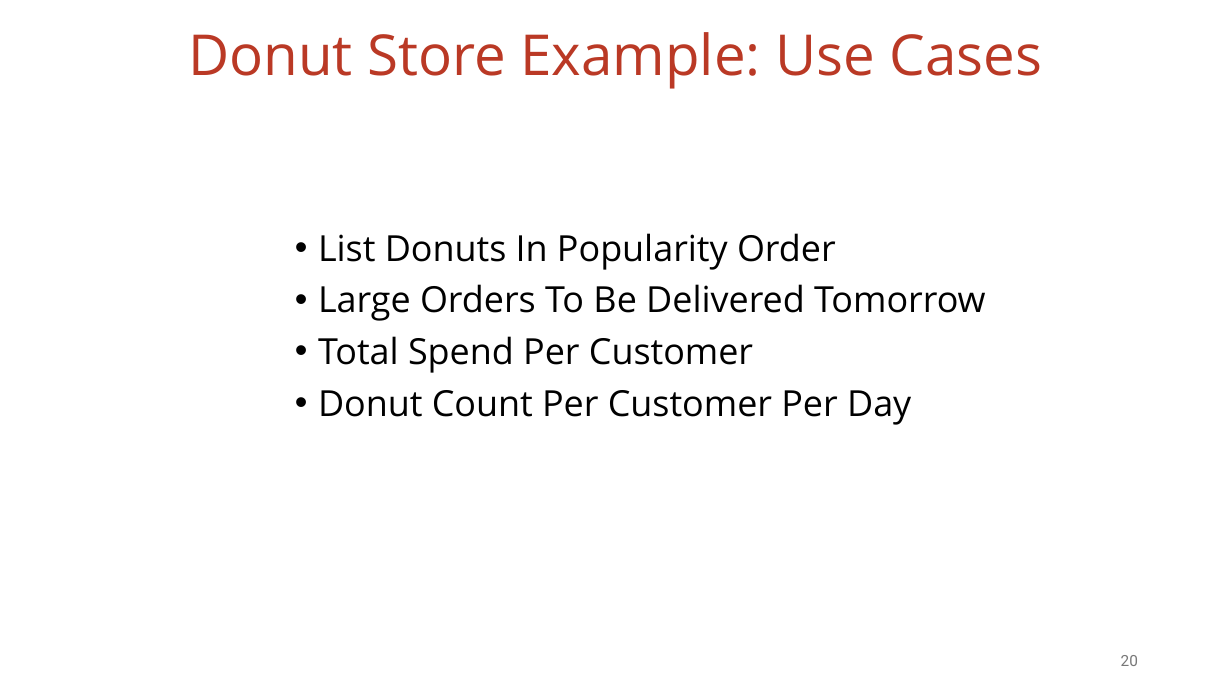
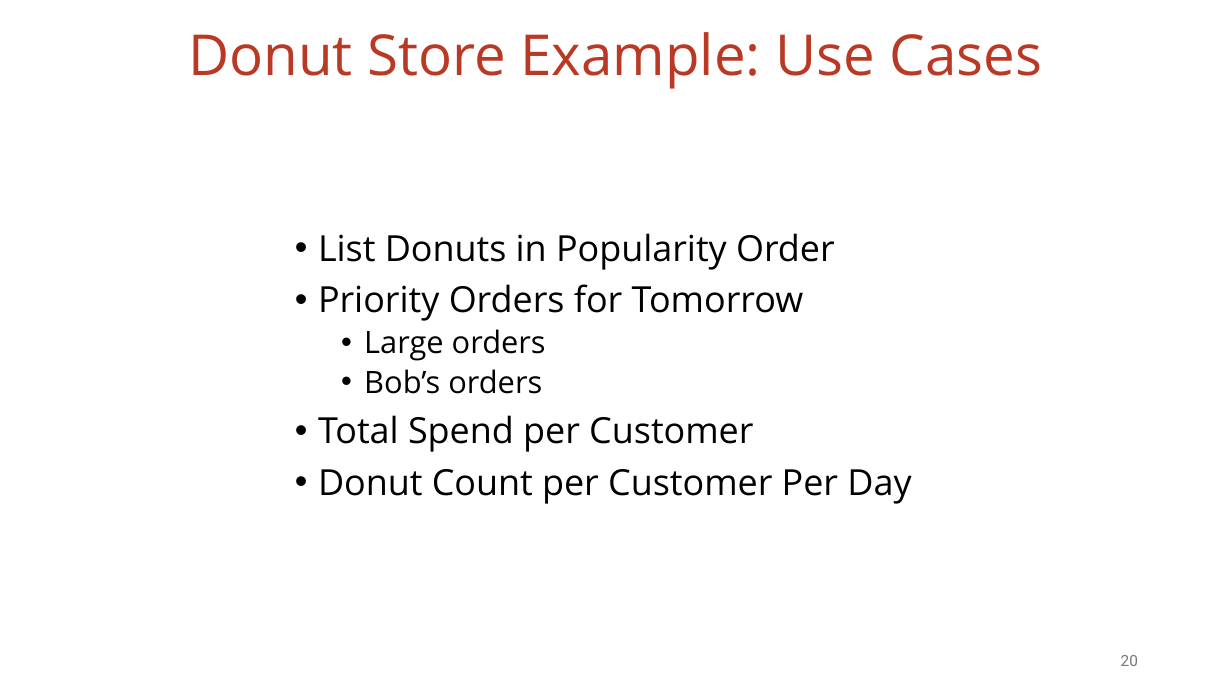
Before and after one commit to vmzakharov/missing-dataframe-talk, a slide deck: slide 20 of presentation/Missing_Dataframe_Short.pptx. Drawn at 1232x693 pixels with LibreOffice and Linux fonts; fonts in the diff are those of the drawing. Boxes give left, top, right and bottom in pixels: in the first picture for what was removed or moved away, otherwise in the second. Text is boxed around its words. In the diff, an @@ line names an element or a change of style, - is before the commit and + after.

```diff
--- a/presentation/Missing_Dataframe_Short.pptx
+++ b/presentation/Missing_Dataframe_Short.pptx
@@ text at (318, 233, 911, 504): text changed @@
-• List Donuts In Popularity Order
-• Large Orders To Be Delivered Tomorrow
-• Total Spend Per Customer
-• Donut Count Per Customer Per Day
+• List Donuts in Popularity Order
+• Priority Orders for Tomorrow
+  • Large orders
+  • Bob’s orders
+• Total Spend per Customer
+• Donut Count per Customer Per Day
```
Also in this commit, not shown: 6 other slides changed, 5 slides added, 2 slides removed, 3 other files.
